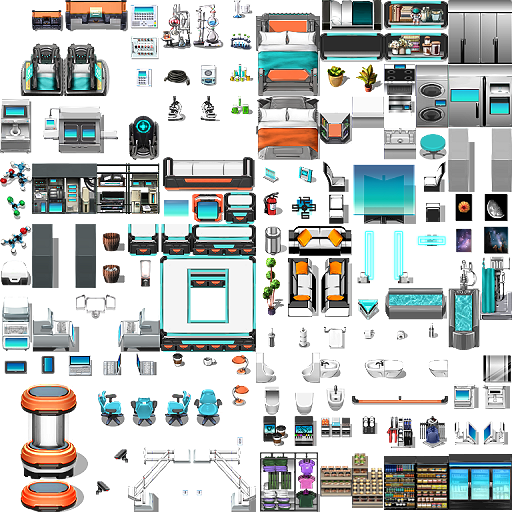
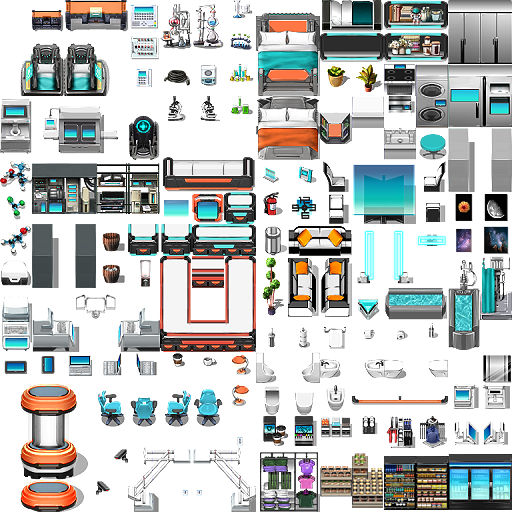
Comparing the layer stacks of the two w=512, h=512 images. Changes:
painted on "KR_Scifi_Props2.png" over [160, 256, 256, 352]
